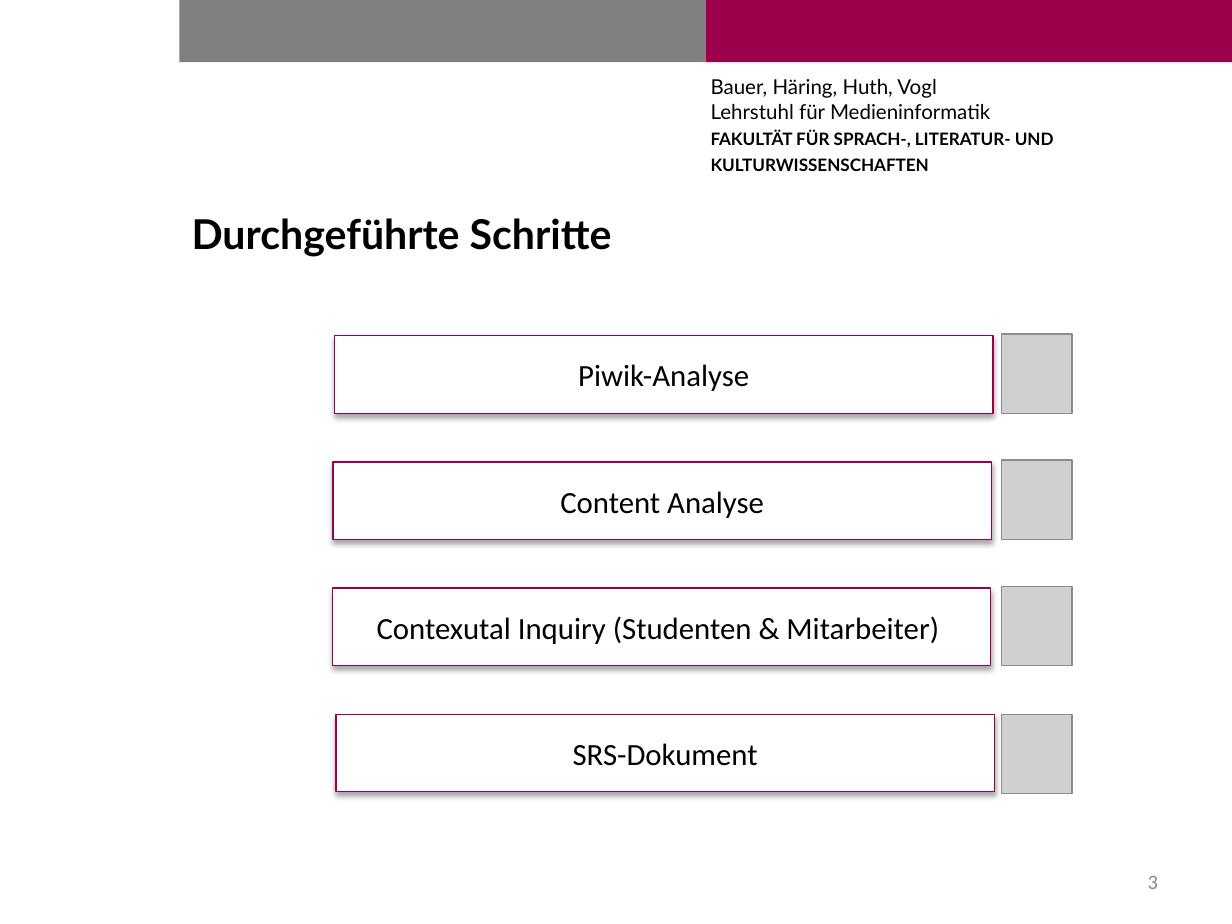
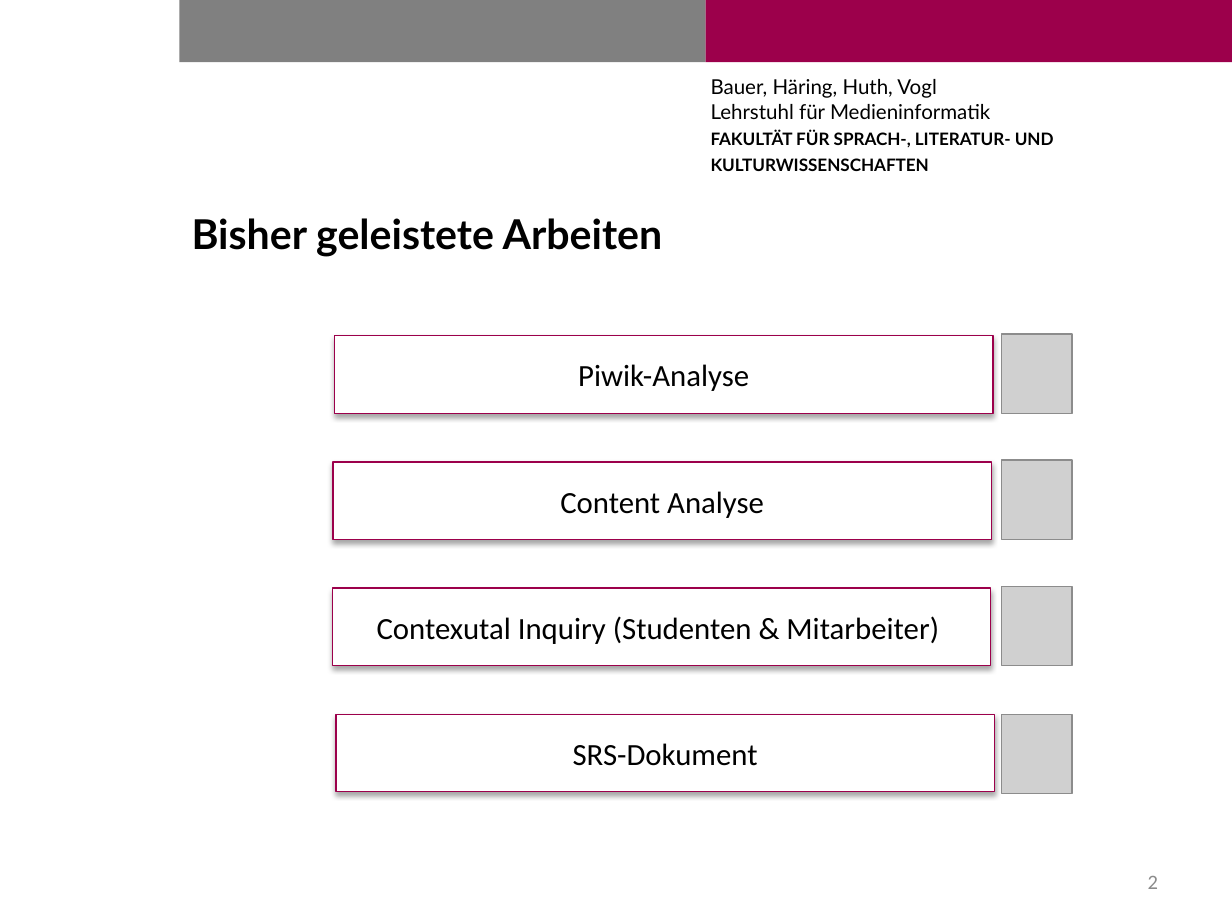
Before and after one commit to pinkdroyd/redesign-ur-rz, a slide deck: slide 2 of praesentationen/Zwischenpräsentation_Relaunch_RZ_28.7.15.pptx (slide 3 before the commit). Drawn at 1232x924 pixels with LibreOffice and Linux fonts; fonts in the diff are those of the drawing; grey boxes stand for pictures; background and template pictures are left out. Boxes give left, top, right and bottom in pixels: in the first picture for what was removed or moved away, otherwise in the second. Text is boxed around its words. In the diff, an @@ line names an element or a change of style, - is before the commit and + after.

```diff
--- a/praesentationen/Zwischenpräsentation_Relaunch_RZ_28.7.15.pptx
+++ b/praesentationen/Zwischenpräsentation_Relaunch_RZ_28.7.15.pptx
@@ title at [192,218,663,257]: text changed @@
-Durchgeführte Schritte
+Bisher geleistete Arbeiten
@@ page number at [1148,876,1158,889]: text changed @@
-3
+2
```
Also in this commit, not shown: 2 other slides changed, 1 slide removed.
